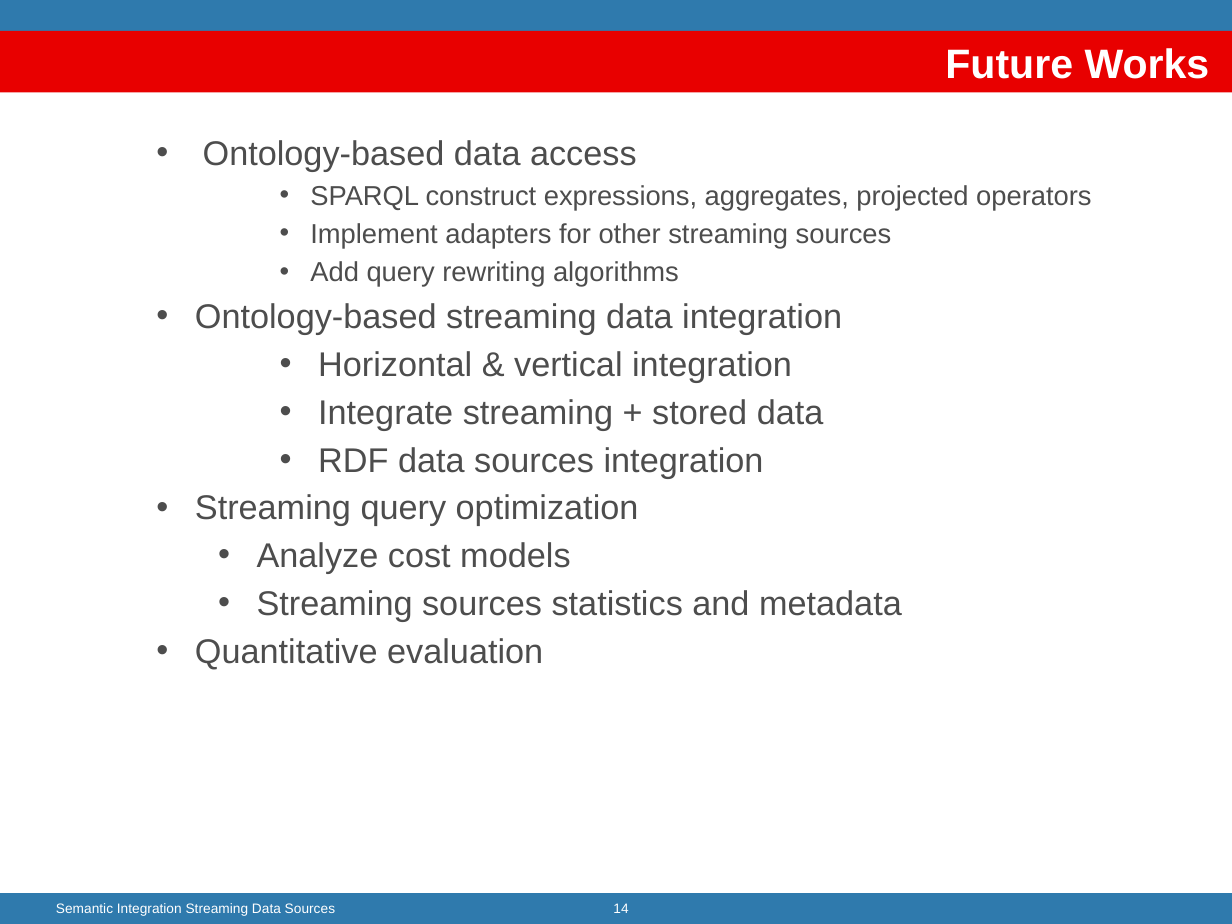
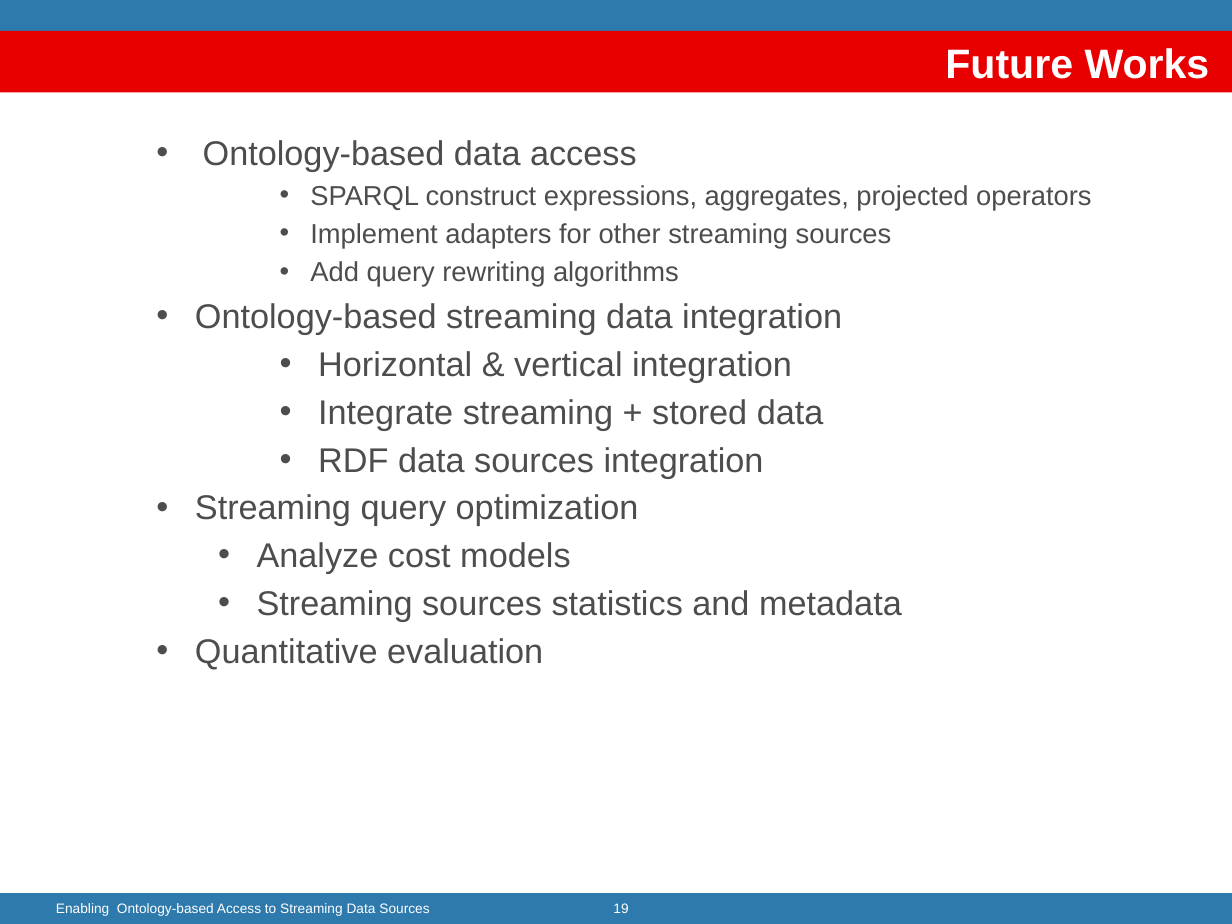
Before and after one commit to jpcik/morph-streams, a slide deck: slide 19 of doc/dis/EnablingStreamingDA/Enabling ontology-based Streaming Data Access.pptx (slide 14 before the commit). Drawn at 1232x924 pixels with LibreOffice and Linux fonts; fonts in the diff are those of the drawing; background and template pictures are left out. Boxes give left, top, right and bottom in pixels: in the first picture for what was removed or moved away, otherwise in the second. Text is boxed around its words. In the diff, an @@ line names an element or a change of style, - is before the commit and + after.

Commit message:
updated til sparql stream

```diff
--- a/doc/dis/EnablingStreamingDA/Enabling ontology-based Streaming Data Access.pptx
+++ b/doc/dis/EnablingStreamingDA/Enabling ontology-based Streaming Data Access.pptx
@@ text at (56,903,429,916): text changed @@
-Semantic Integration Streaming Data Sources
+Enabling Ontology-based Access to Streaming Data Sources
@@ page number at (613,903,628,913): text changed @@
-14
+19
```
Also in this commit, not shown: 7 other slides changed, 7 slides added, 10 slides removed.
